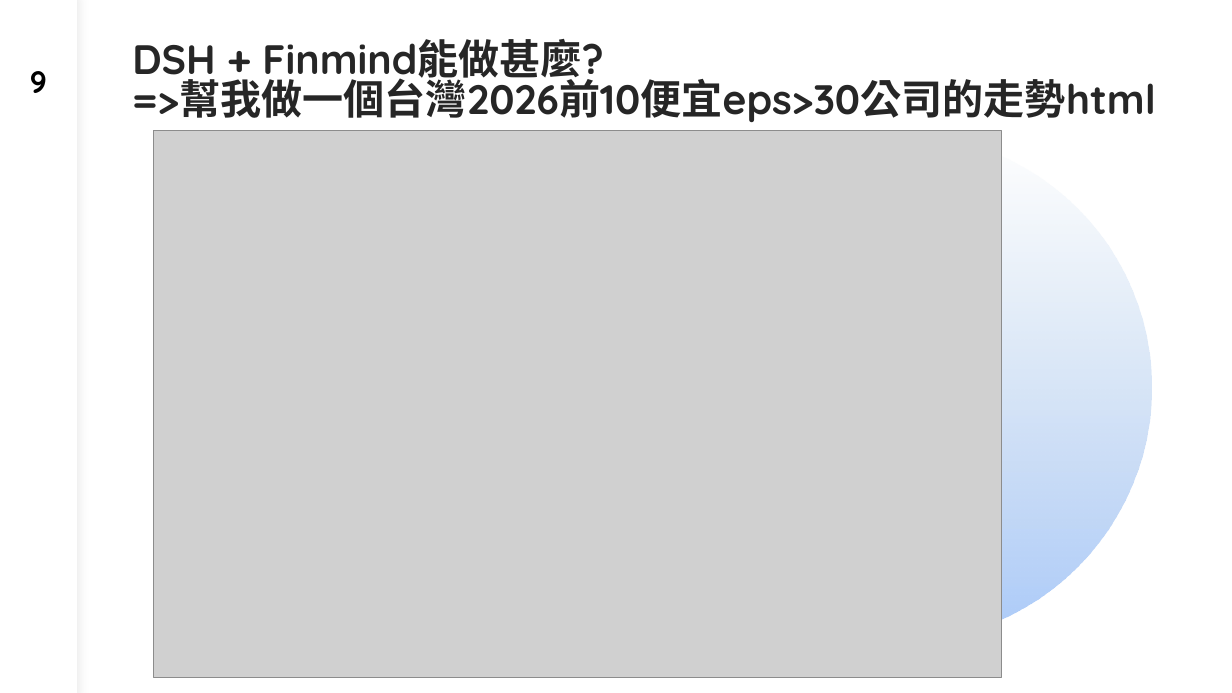
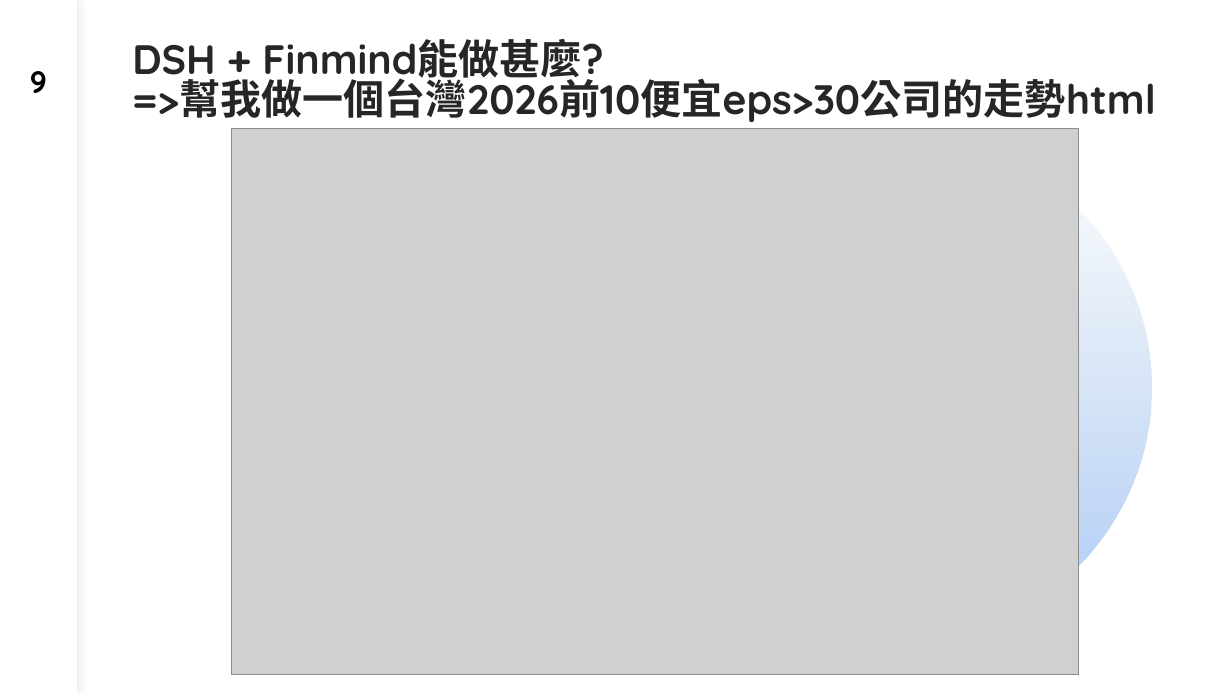
Before and after one commit to dinchentech/tw-selfselect, a slide deck: slide 9 of plans/ppt/TW-SELFSELECT台股買賣自動化系統-W1-講稿版.pptx. Drawn at 1232x693 pixels with LibreOffice and Linux fonts; fonts in the diff are those of the drawing; grey boxes stand for pictures. Boxes give left, top, right and bottom in pixels: in the first picture for what was removed or moved away, otherwise in the second. Text is boxed around its words. In the diff, an @@ line names an element or a change of style, - is before the commit and + after.

```diff
--- a/plans/ppt/TW-SELFSELECT台股買賣自動化系統-W1-講稿版.pptx
+++ b/plans/ppt/TW-SELFSELECT台股買賣自動化系統-W1-講稿版.pptx
@@ picture: place and size @@
-picture at (153,131,1001,678)
+picture at (231,128,1079,676)
@@ ellipse at (643,133,1152,641): fill gradient #B4CCE7 to #ACCBF9 to gradient #B3CCE7 to #ACCBF9 @@
```
Also in this commit, not shown: 16 other slides changed, 9 other files.
